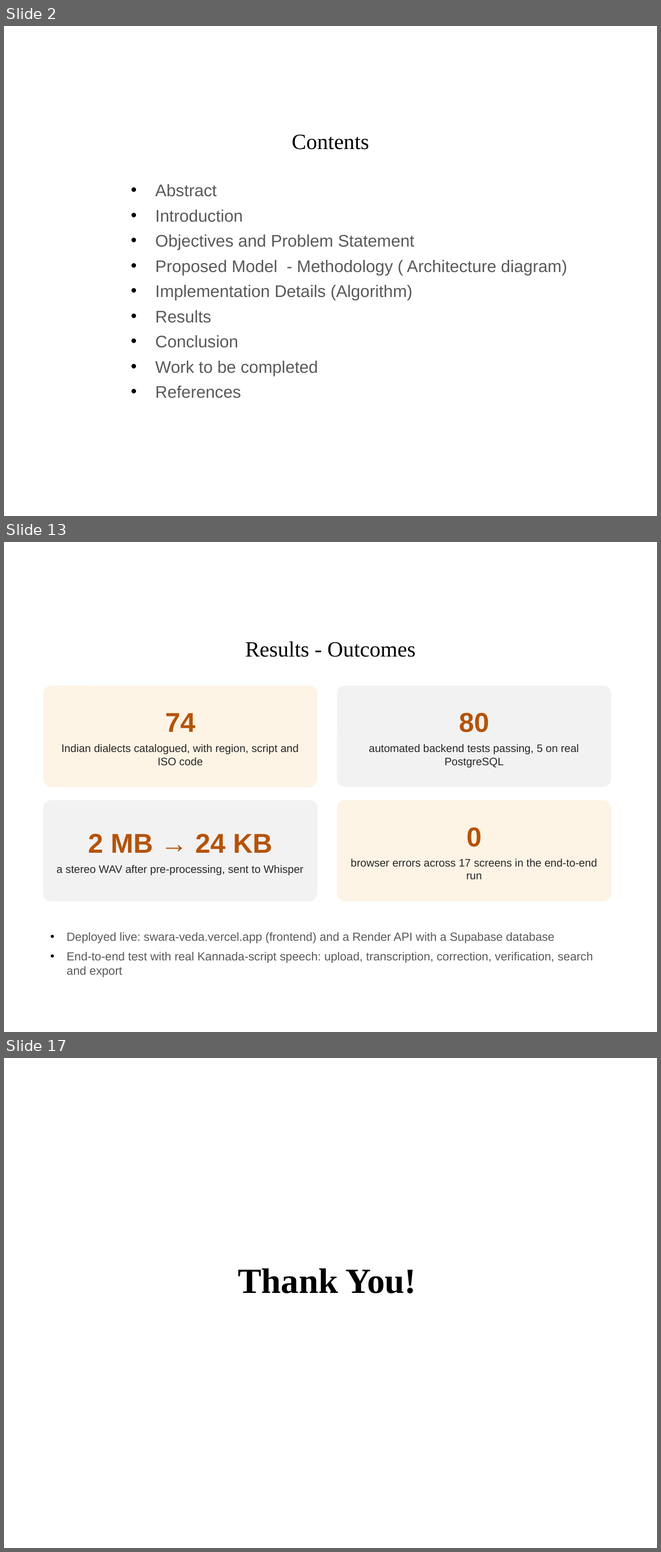
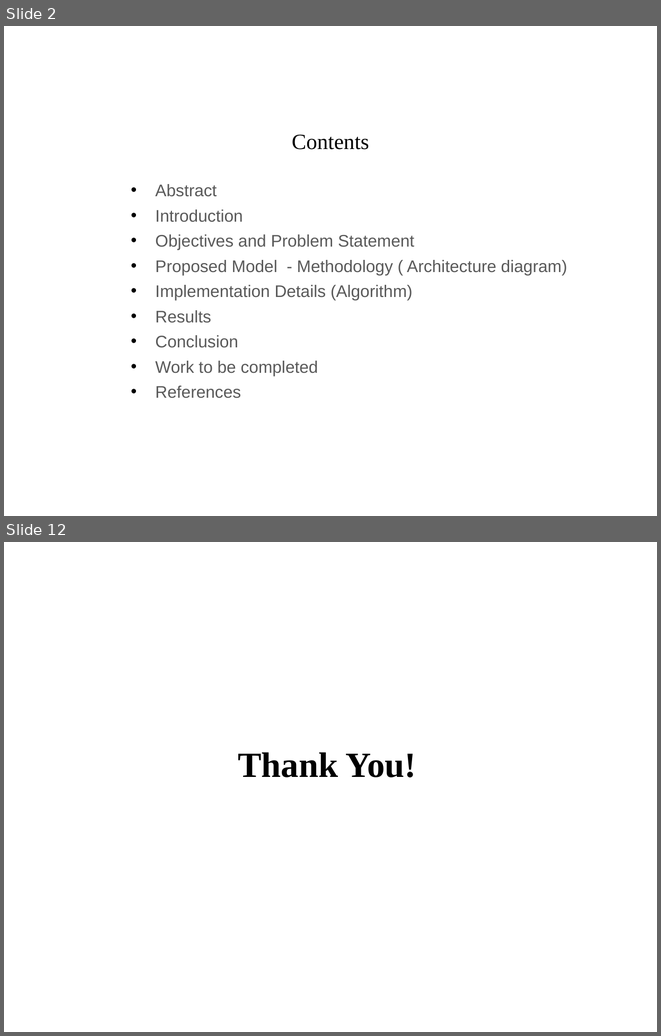
Before and after one commit to Mohamed-Ali-4/SwaraVeda, a slide deck: docs/SwaraVeda_Review2.pptx. Shown one above the other, each under a label of ours: slides 2, 13 and 17 before the commit, slides 2 and 12 after it; the slides between them are not shown. The pictures are 661x1552 and 661x1036 pixels, drawn with LibreOffice and Linux fonts; fonts in the diff are those of the drawing; background and template pictures are left out. Boxes give left, top, right and bottom in pixels: in the first picture for what was removed or moved away, otherwise in the second. Text is boxed around its words. In the diff, an @@ line names an element or a change of style, - is before the commit and + after.

```diff
--- a/docs/SwaraVeda_Review2.pptx
+++ b/docs/SwaraVeda_Review2.pptx
@@ slide 13 removed at <box>4,542,657,1032</box>, background picture (left out) @@
@@ text removed at <box>245,641,415,657</box> @@
-Results - Outcomes
@@ rounded rectangle removed at <box>43,686,317,787</box> @@
-74
-Indian dialects catalogued, with region, script and ISO code
@@ rounded rectangle removed at <box>337,686,611,787</box> @@
-80
-automated backend tests passing, 5 on real PostgreSQL
@@ rounded rectangle removed at <box>43,800,317,901</box> @@
-2 MB → 24 KB
-a stereo WAV after pre-processing, sent to Whisper
@@ rounded rectangle removed at <box>337,800,611,901</box> @@
-0
-browser errors across 17 screens in the end-to-end run
@@ text removed at <box>67,932,593,977</box> @@
-• Deployed live: swara-veda.vercel.app (frontend) and a Render API with a Supabase database
-• End-to-end test with real Kannada-script speech: upload, transcription, correction, verification, search and export
@@ what was slide 17 is now slide 12 @@
```
Also in this commit, not shown: 7 slides changed, 3 slides added, 7 other slides removed, 1 other file.
